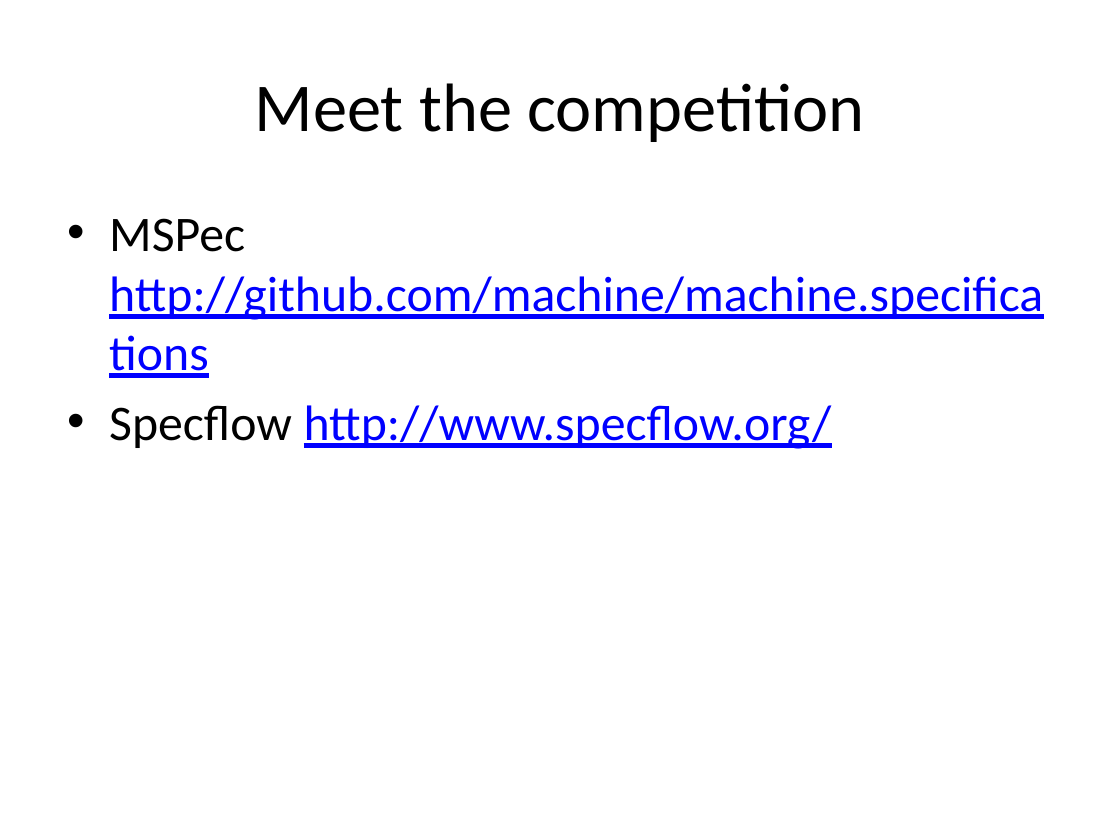
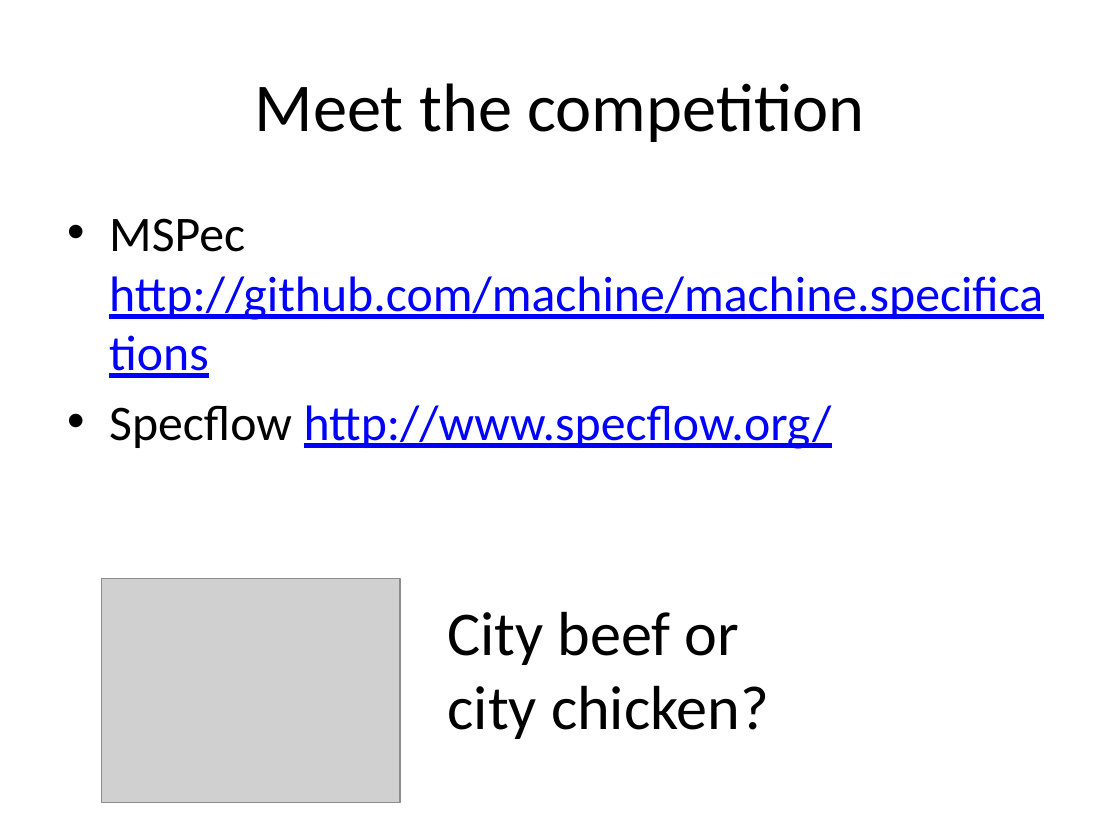
Before and after one commit to liammclennan/Liam-s-Presentations, a slide deck: slide 18 of storyq/Behaviour-Driven Development.pptx (slide 17 before the commit). Drawn at 1120x840 pixels with LibreOffice and Linux fonts; fonts in the diff are those of the drawing; grey boxes stand for pictures. Boxes give left, top, right and bottom in pixels: in the first picture for what was removed or moved away, otherwise in the second. Text is boxed around its words. In the diff, an @@ line names an element or a change of style, - is before the commit and + after.

Commit message:
added some pictures

```diff
--- a/storyq/Behaviour-Driven Development.pptx
+++ b/storyq/Behaviour-Driven Development.pptx
@@ picture added at bbox=[102, 579, 401, 803] @@
@@ text added at bbox=[448, 611, 769, 739], 40 pt, text #000000 @@
+City beef or city chicken?
```
Also in this commit, not shown: 1 other slide changed, 1 slide added.
